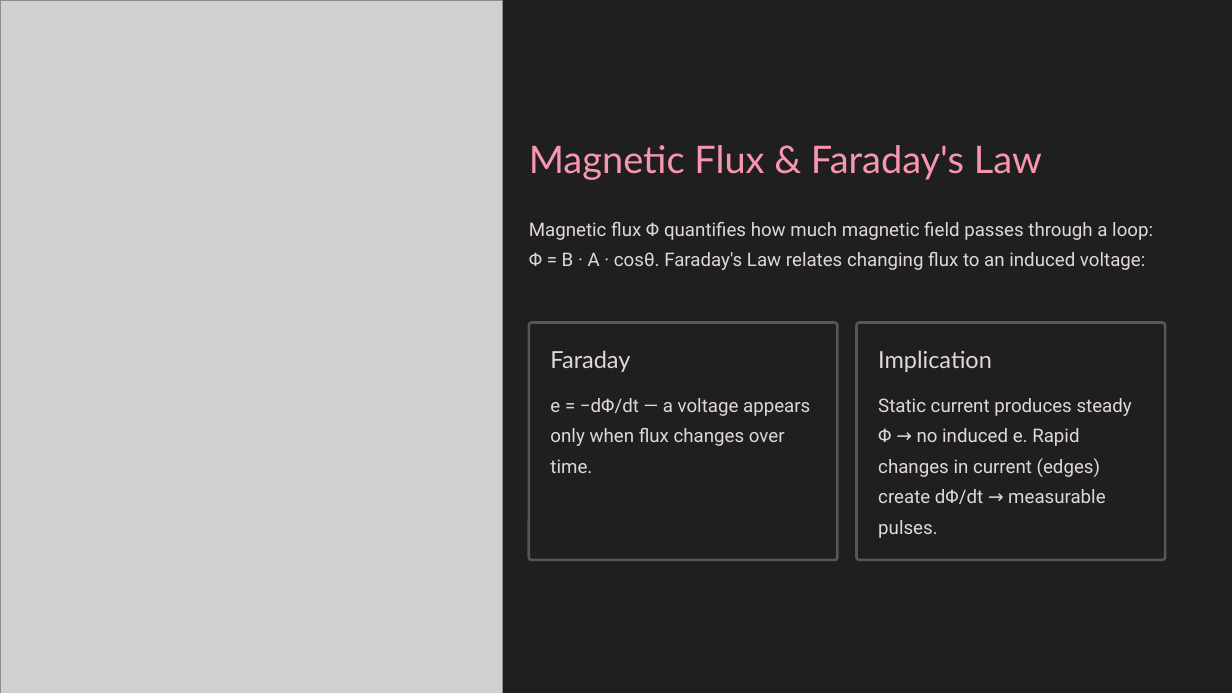
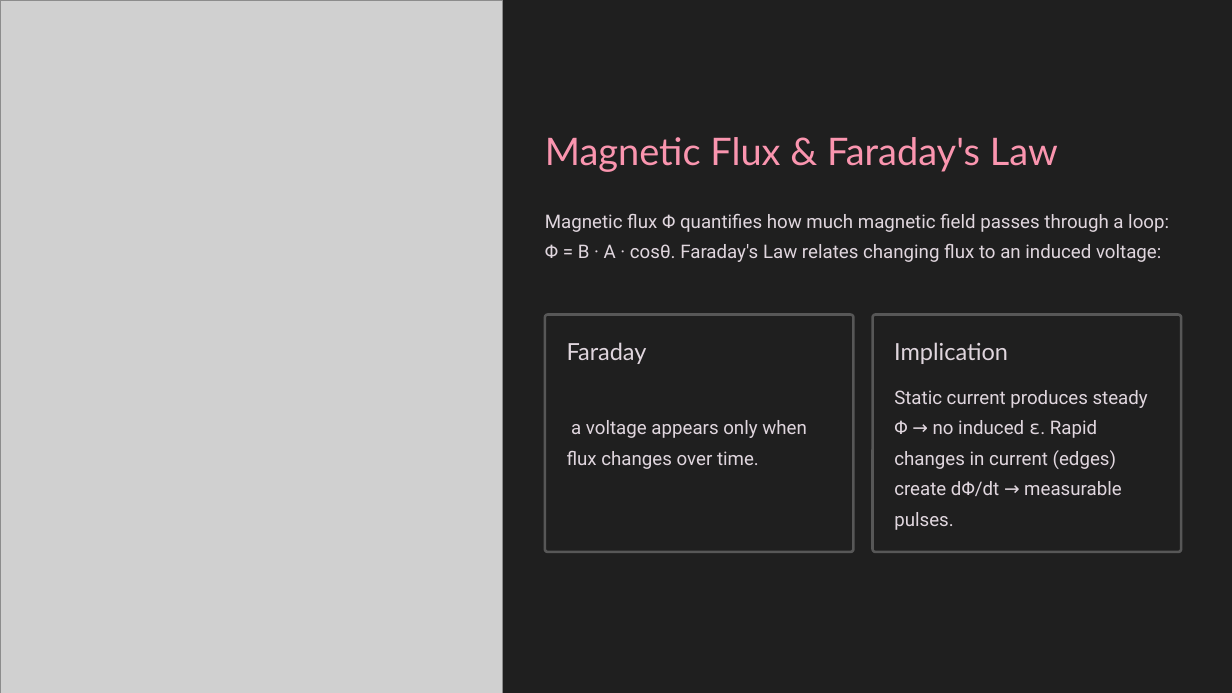
Before and after one commit to alaa1eddine2/OOE-Virtual-Lab., a slide deck: slide 3 of models/induced-leak-P3/The-Induced-Leak-Faradays-Law-as-a-Security-Threat.pptx. Drawn at 1232x693 pixels with LibreOffice and Linux fonts; fonts in the diff are those of the drawing; grey boxes stand for pictures; background and template pictures are left out. Boxes give left, top, right and bottom in pixels: in the first picture for what was removed or moved away, otherwise in the second. Text is boxed around its words. In the diff, an @@ line names an element or a change of style, - is before the commit and + after.

```diff
--- a/models/induced-leak-P3/The-Induced-Leak-Faradays-Law-as-a-Security-Threat.pptx
+++ b/models/induced-leak-P3/The-Induced-Leak-Faradays-Law-as-a-Security-Threat.pptx
@@ text "Magnetic flux Φ quantifies how ...": place and size @@
-text "Magnetic flux Φ quantifies how ..." at <box>529,222,1153,270</box>
+text "Magnetic flux Φ quantifies how ..." at <box>545,214,1169,262</box>
@@ 3 texts, 2 rounded rectangles: place and size @@
-3 texts, 2 rounded rectangles at <box>529,145,1165,560</box>
+3 texts, 2 rounded rectangles at <box>545,137,1181,551</box>
@@ text at <box>894,390,1148,530</box>: text changed @@
-Static current produces steady Φ → no induced e. Rapid changes in current (edges) create dΦ/dt → measurable pulses.
+Static current produces steady Φ → no induced ε. Rapid changes in current (edges) create dΦ/dt → measurable pulses.
@@ text at <box>567,420,807,469</box>: text changed @@
-e = −dΦ/dt — a voltage appears only when flux changes over time.
+a voltage appears only when flux changes over time.
```
Also in this commit, not shown: 3 other slides changed.
